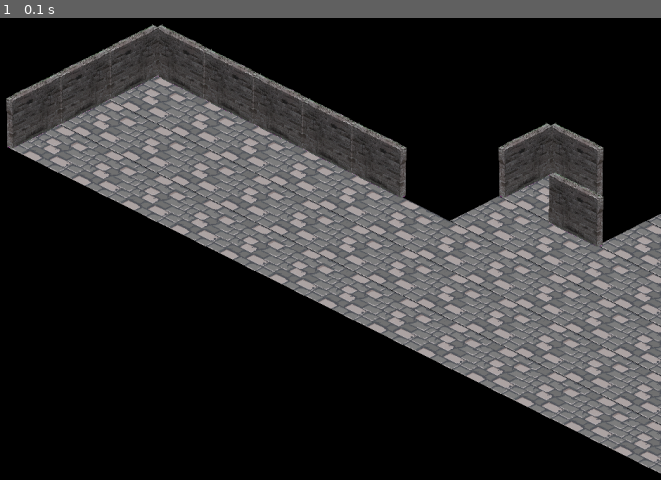
Above: before the commit, frame 1.
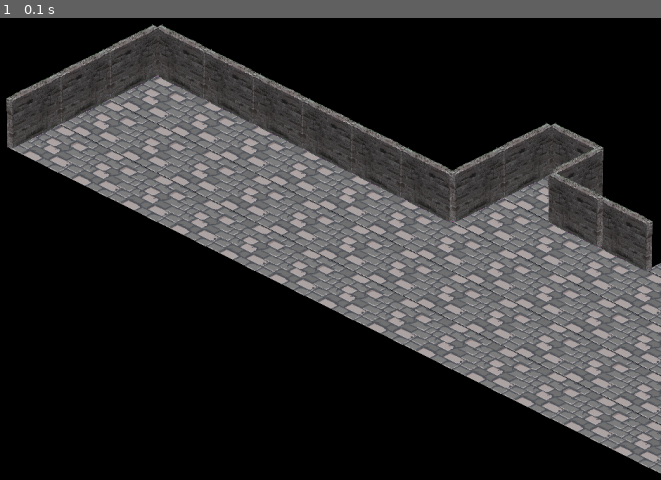
Above: after the commit, the same moment.

Repository: Tempays/pygame_project
Game: pygame game, started from main.py
Same seed, same stepped clock (60 frames per second), same inputs: the game is played once before the commit and once after it.
Inputs:
- Up to frame 1 (0.1 s): no input

The runs differ from the first frame. In frame 1, 2.8% of the frame differs, in the area x 60-100%, y 27-55%.

Commit message:
Добавлена отрисовка левой стены

Diff:
--- a/data/map.txt
+++ b/data/map.txt
@@ -10,10 +10,10 @@
 ...R
 ...WL
 .....R
+....M
 ....R
-......R
 .....R
-....R
+....M
 ....
 ....
 .........
--- a/main.py
+++ b/main.py
@@ -13,6 +13,7 @@
 tiles_group = pygame.sprite.Group()
 all_sprites = pygame.sprite.Group()
 right_walls = pygame.sprite.Group()
+special = pygame.sprite.Group()
 tile_width = 70
 wall_hight = 50
 
@@ -79,6 +80,14 @@
     return level_map
 
 
+def set_right_wall(x, y):
+    return RightWallSprite(x + y, 0.5 * y - 0.5 * x - 0.007 * tile_width, tile_width)
+
+
+def set_left_wall(x, y):
+    return LeftWallSprite(x + y + 0.014 * tile_width, 0.5 * y - 0.5 * x - 0.007 * tile_width, tile_width)
+
+
 def generate_level(level):
     new_player, x, y = None, None, None
     for y in range(len(level)):
@@ -86,13 +95,18 @@
             if level[y][x] == '.':
                 RhombusSprite(x + y, 0.5 * y - 0.5 * x, tile_width)
             elif level[y][x] == 'R':
-                RightWallSprite(x + y, 0.5 * y - 0.5 * x - 0.007 * tile_width, tile_width)
-            elif level[y][x] == 'W':
-                pass
+                set_right_wall(x, y)
     for y in range(len(level) - 1, -1, -1):
         for x in range(len(level[y]) - 1, -1, -1):
             if level[y][x] == 'L':
-                LeftWallSprite(x + y + 0.014 * tile_width, 0.5 * y - 0.5 * x - 0.007 * tile_width, tile_width)
+                set_left_wall(x, y)
+            elif level[y][x] == 'W':
+                set_right_wall(x, y)
+                set_left_wall(x, y)
+            elif level[y][x] == 'M':
+                wall = set_right_wall(x, y)
+                special.add(wall)
+                set_left_wall(x, y - 1)
     return x, y, level
 
 
@@ -120,6 +134,7 @@
         screen.fill('black')
         all_sprites.draw(screen)
         right_walls.draw(screen)
+        special.draw(screen)
         pygame.display.flip()
 
 
